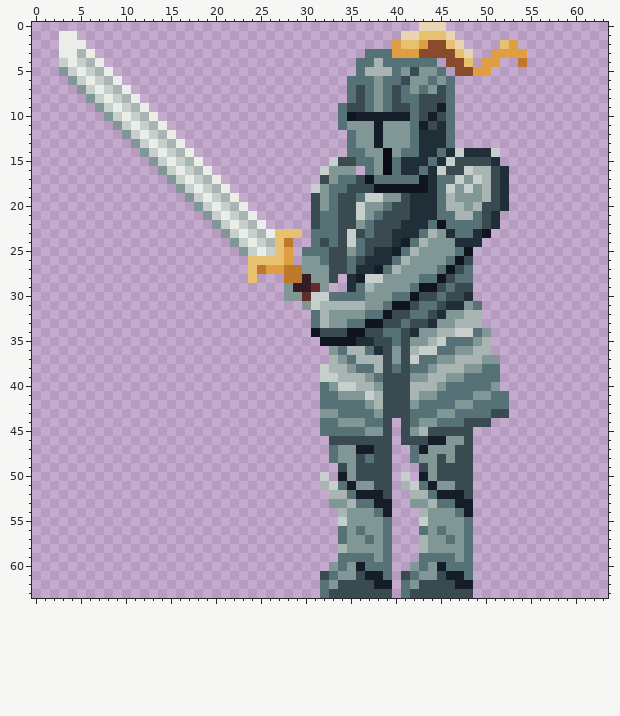
Edited in one commit: pixel-art sprite (Assets/Sprites/Enemies/EnemyKnight.png). This is how it looked before the edit.
The file is 128x128 pixels, drawn in blocks of 2x2; one block is one cell here.
New version:
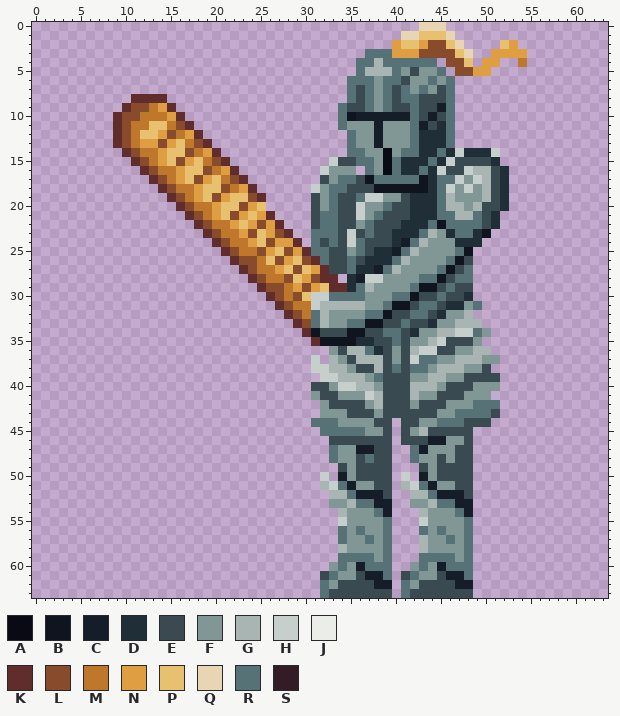
Palette (. is transparent): A #090a14  B #10141f  C #151d28  D #202e37  E #394a50  F #819796  G #a8b5b2  H #c7cfcc  J #ebede9  K #602c2c  L #884b2b  M #be772b  N #de9e41  P #e8c170  Q #e7d5b3  R #577277  S #341c27
Edits made:
Changed rows in their new state; - is an unchanged pixel.
first column x 3:
 1 ..------------------------------------------------
 2 ...-----------------------------------------------
 3 ....----------------------------------------------
 4 .....---------------------------------------------
 5 ......--------------------------------------------
 6 -......-------------------------------------------
 7 --......------------------------------------------
 8 ---.....KKKK--------------------------------------
 9 ----...KLLMNK-------------------------------------
10 -----.KLLMMMNK------------------------------------
11 ------KLMMPPMLK-----------------------------------
12 ------KLMPPNLMNK----------------------------------
13 ------KLMNNLNPMLK---------------------------------
14 -------KLMMNPPLMNK--------------------------------
15 --------KLMNPLNPMLK-------------------------------
16 ---------KLMMNPPLMNK------------------------------
17 ----------KLMNPLNPMLK-----------------------------
18 -----------KLMMNPPLMNK----------------------------
19 ------------KLMNPLNPPLK---------------------------
20 -------------KLMMNPPLNP---------------------------
21 --------------KLMNPLNPNK--------------------------
22 ---------------KLMMNPNLNK-------------------------
23 ----------------KLMMNLPNLK.-----------------------
24 -----------------KLMMNPLNNK-----------------------
25 ------------------KLMMLN-LNK----------------------
26 -------------------KLLM-L-PLK---------------------
27 --------------------KL-M-PLPNK--------------------
28 ---------------------KLMMLPNLKK-------------------
29 ----------------------KLLMNLNPKK------------------
30 -----------------------KLMLP----------------------
31 ------------------------KLMM----------------------
32 -------------------------KLM------------------.---
33 --------------------------KL----------------------
34 ---------------------------K----------------------
35 ----------------------------K--------------EEE-.--
36 -------------------------------E----------EE------
37 ----------------------------H---E-----------------
38 ----------------------------H----EE------------E.-
39 ---------------------------------------------EEEE-
40 ----------------------------EE-------------EEEFF--
41 ----------------------------FEE-----------EEEF--..
42 -----------------------------FEEEE------EEEF-----.
43 -------------------------------FEEE----EEE-------.
44 ----------------------------R-----FE---E----------
Pixel boxes of the changes (left, top, right, bottom) in both pictures:
changed: (59, 31, 383, 427)
changed: (410, 310, 509, 427)
